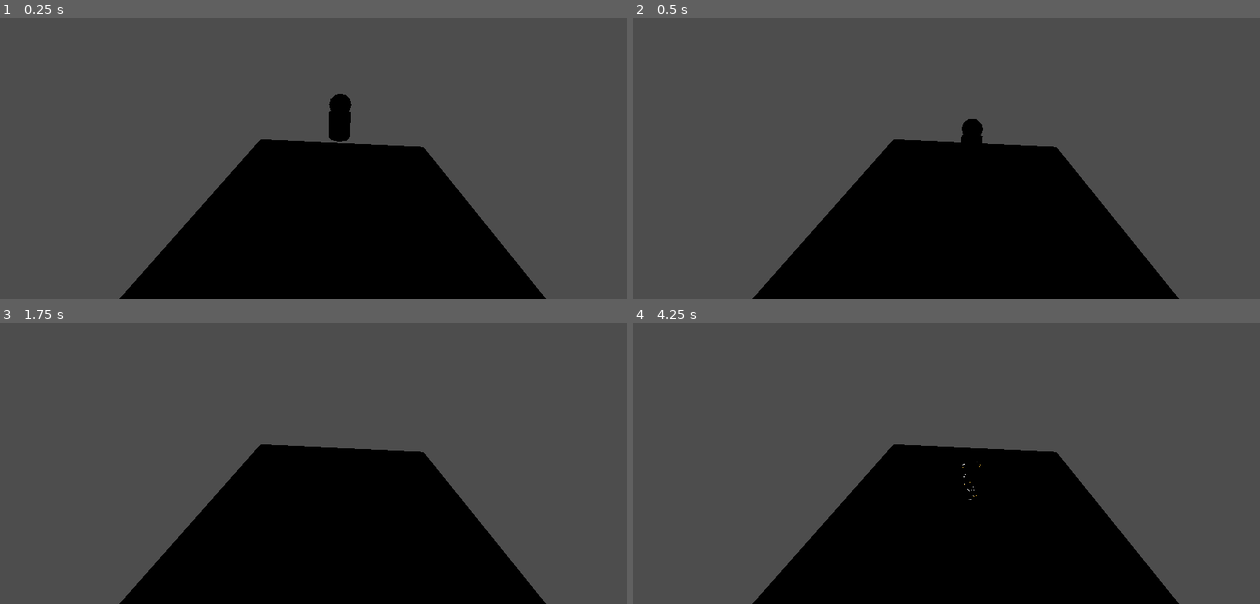
Above: before the commit, frames 1-4 (two rows, left to right).
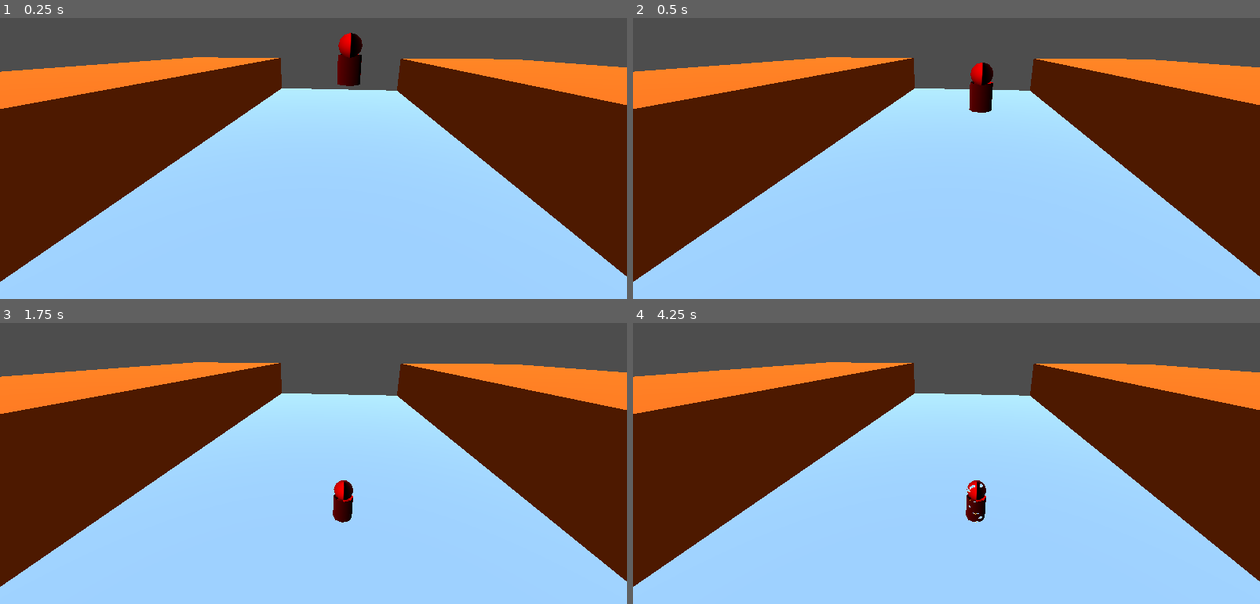
Above: after the commit, the same moments.

Repository: steb-vs/pluie-de-fleche
Game: Godot game, scene res://scenes/devmap_jam/test.tscn
The game is run twice, just before and just after one commit, with the same random seed, the same clock (stepped at 60 frames per second) and the same inputs. The project has no main scene, so this scene is started directly.
Inputs:
- Up to frame 1 (0.25 s): no input
- Up to frame 2 (0.5 s): no input
- Up to frame 3 (1.75 s): no input
- Up to frame 4 (4.25 s): tap Enter at 2, 3.5 s; tap Space at 2.75 s

The runs differ from the first frame. In frame 1, 83% of the frame differs, in the area x 0-100%, y 5-100%; in frame 2, 83%; in frame 3, 82%; in frame 4, 82%.

Commit message:
map + death malemoniak

Diff:
--- a/game_object/malemoniak/chb_malemoniak.tscn
+++ b/game_object/entities/malemoniak/chb_malemoniak.tscn
@@ -1,7 +1,7 @@
 [gd_scene load_steps=11 format=3 uid="uid://c4cn4kw3yp3y1"]
 
-[ext_resource type="Script" path="res://game_object/malemoniak/chb_malemoniak.gd" id="1_y20ux"]
-[ext_resource type="Shader" path="res://game_object/malemoniak/chb_malemoniak.gdshader" id="2_m4sic"]
+[ext_resource type="Script" path="res://game_object/entities/malemoniak/chb_malemoniak.gd" id="1_21l87"]
+[ext_resource type="Shader" path="res://game_object/entities/malemoniak/chb_malemoniak.gdshader" id="2_5f5ay"]
 
 [sub_resource type="CapsuleShape3D" id="CapsuleShape3D_i6l2a"]
 height = 1.8
@@ -19,7 +19,7 @@
 
 [sub_resource type="ShaderMaterial" id="ShaderMaterial_gto5x"]
 render_priority = 0
-shader = ExtResource("2_m4sic")
+shader = ExtResource("2_5f5ay")
 shader_parameter/albedo = Color(1, 0, 0, 1)
 shader_parameter/emission_color = Color(0.870588, 0.647059, 0.172549, 1)
 shader_parameter/emission_amount = 10.0
@@ -37,7 +37,7 @@
 
 [node name="CHB_Malemoniak" type="CharacterBody3D"]
 transform = Transform3D(1, 0, 0, 0, 1, 0, 0, 0, 1, 0, 1.47215, 0)
-script = ExtResource("1_y20ux")
+script = ExtResource("1_21l87")
 
 [node name="CLS_Character" type="CollisionShape3D" parent="."]
 transform = Transform3D(1, 0, 0, 0, 1, 0, 0, 0, 1, 0, 0.325239, 0)
--- /dev/null
+++ b/game_object/map/csg_valley.tscn
@@ -0,0 +1,8 @@
+[gd_scene load_steps=2 format=3 uid="uid://dr7wn4kmqrurg"]
+
+[ext_resource type="ArrayMesh" uid="uid://ceiuuuv23xia5" path="res://models/valley/valley.obj" id="1_su21u"]
+
+[node name="CSG_valley" type="CSGMesh3D"]
+transform = Transform3D(10, 0, 0, 0, 10, 0, 0, 0, 6, 0, 0, 0)
+use_collision = true
+mesh = ExtResource("1_su21u")
--- a/scenes/devmap_jam/test.tscn
+++ b/scenes/devmap_jam/test.tscn
@@ -1,17 +1,13 @@
-[gd_scene load_steps=3 format=3 uid="uid://cvaxeryy0gy1s"]
+[gd_scene load_steps=5 format=3 uid="uid://cvaxeryy0gy1s"]
 
 [ext_resource type="Script" path="res://scenes/devmap_jam/test.gd" id="1_nkut2"]
-[ext_resource type="PackedScene" uid="uid://c4cn4kw3yp3y1" path="res://game_object/malemoniak/chb_malemoniak.tscn" id="1_v2ii3"]
+[ext_resource type="PackedScene" uid="uid://dr7wn4kmqrurg" path="res://game_object/map/csg_valley.tscn" id="3_4t7mj"]
+[ext_resource type="PackedScene" uid="uid://c4cn4kw3yp3y1" path="res://game_object/entities/malemoniak/chb_malemoniak.tscn" id="3_spgdc"]
+
+[sub_resource type="Environment" id="Environment_ttq1c"]
 
 [node name="test" type="Node3D"]
 script = ExtResource("1_nkut2")
-
-[node name="Floor" type="CSGBox3D" parent="."]
-use_collision = true
-size = Vector3(10, 0.2, 10)
-
-[node name="CHB_Malemoniak" parent="." instance=ExtResource("1_v2ii3")]
-transform = Transform3D(1, 0, 0, 0, 1, 0, 0, 0, 1, 0, 3.29829, 0)
 
 [node name="Camera3D" type="Camera3D" parent="."]
 transform = Transform3D(0.992899, -0.0377815, 0.112799, 0, 0.948224, 0.317603, -0.118959, -0.315347, 0.941491, 0.00414181, 5.76217, 8.16833)
@@ -19,4 +15,15 @@
 [node name="Timer" type="Timer" parent="."]
 autostart = true
 
+[node name="CSG_valley" parent="." instance=ExtResource("3_4t7mj")]
+
+[node name="DirectionalLight3D" type="DirectionalLight3D" parent="."]
+transform = Transform3D(1, 0, 0, 0, 0.279058, 0.960274, 0, -0.960274, 0.279058, 0, 17.8164, 0)
+
+[node name="WorldEnvironment" type="WorldEnvironment" parent="."]
+environment = SubResource("Environment_ttq1c")
+
+[node name="CHB_Malemoniak" parent="." instance=ExtResource("3_spgdc")]
+transform = Transform3D(1, 0, 0, 0, 1, 0, 0, 0, 1, 0.262889, 5.33032, -0.0380025)
+
 [connection signal="timeout" from="Timer" to="." method="_on_timer_timeout"]
Renamed: game_object/malemoniak/chb_malemoniak.gd -> game_object/entities/malemoniak/chb_malemoniak.gd
Renamed: game_object/malemoniak/chb_malemoniak.gdshader -> game_object/entities/malemoniak/chb_malemoniak.gdshader
Not shown, added: models/unite 1x1x1/unite_1x1x1.mtl
Not shown, added: models/unite 1x1x1/unite_1x1x1.obj
Not shown, added: models/unite 1x1x1/unite_1x1x1.obj.import
Binary file added: models/unite 1x1x1/unite_1x1x1.png
Not shown, added: models/unite 1x1x1/unite_1x1x1.png.import
Not shown, added: models/unite_1x1x1_goxel/unite_1x1x1_goxel.obj
Not shown, added: models/unite_1x1x1_goxel/unite_1x1x1_goxel.obj.import
Not shown, added: models/valley/valley.mtl
Not shown, added: models/valley/valley.obj
Not shown, added: models/valley/valley.obj.import
(and 2 more such lines)
